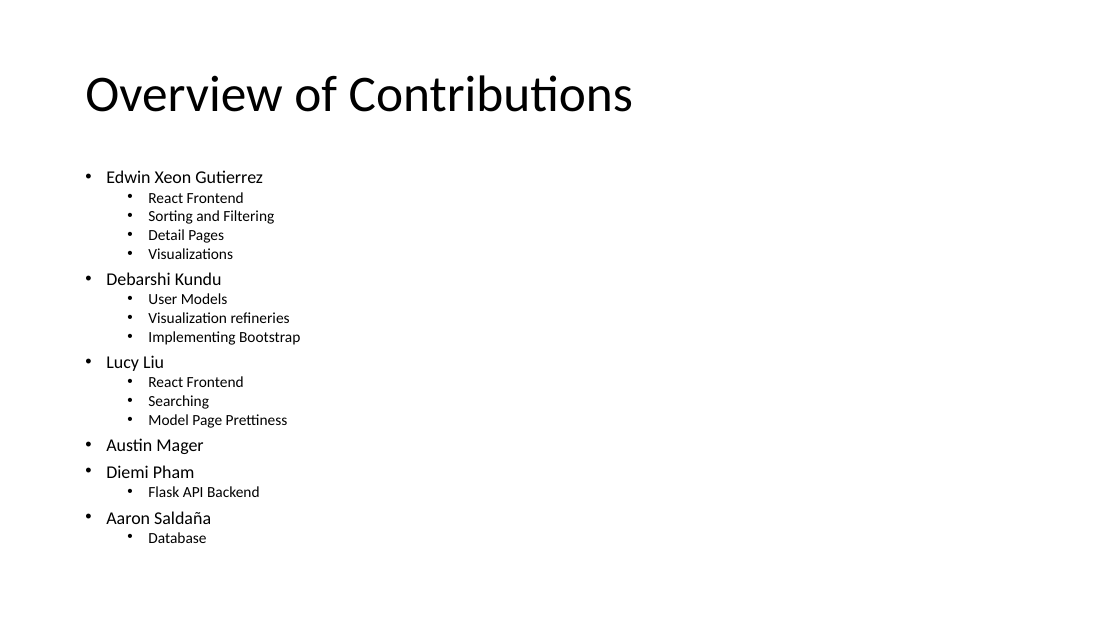
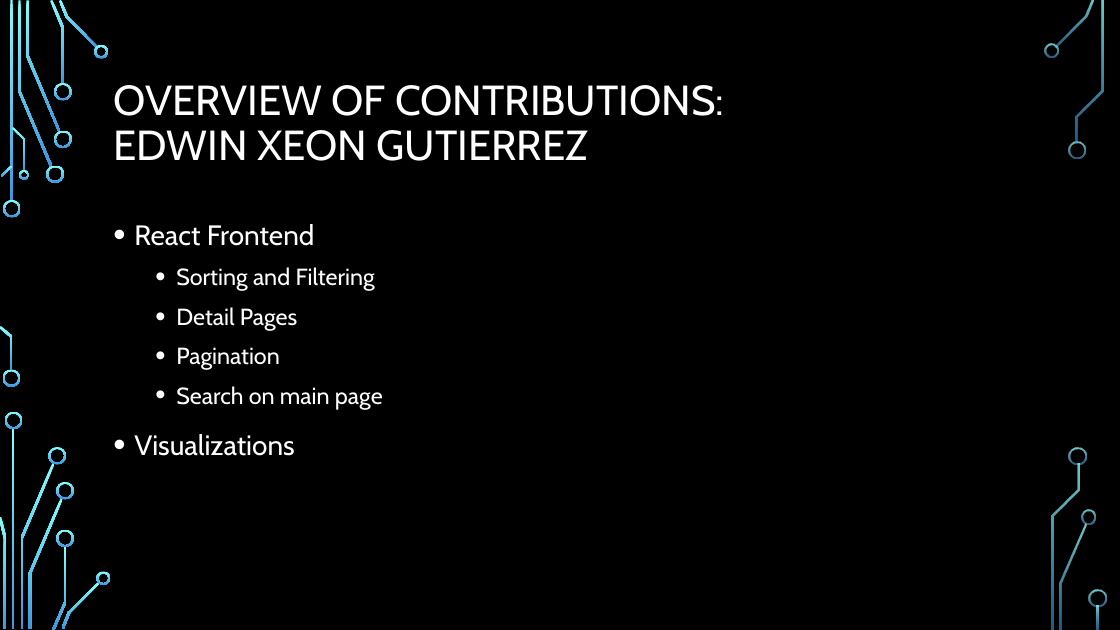
Before and after one commit to pdiemi/mibrary, a slide deck: slide 2 of Mibrary.pptx. Drawn at 1120x630 pixels with LibreOffice and Linux fonts; fonts in the diff are those of the drawing; background and template pictures are left out. Boxes give left, top, right and bottom in pixels: in the first picture for what was removed or moved away, otherwise in the second. Text is boxed around its words. In the diff, an @@ line names an element or a change of style, - is before the commit and + after.

Commit message:
Updated presentation a bit

```diff
--- a/Mibrary.pptx
+++ b/Mibrary.pptx
@@ background #FFFFFF to picture (left out) @@
@@ title at <box>113,85,724,161</box>: text changed; size 44 to 36 pt; font Calibri to Cabin; text colour #000000 to #FFFFFF @@
-Overview of Contributions
+OVERVIEW OF CONTRIBUTIONS:
+EDWIN XEON GUTIERREZ
@@ text at <box>106,170,263,183</box>: paragraph removed @@
-• Edwin Xeon Gutierrez
@@ text "React Frontend": place and size @@
-text "React Frontend" at <box>106,170,300,543</box>
+text "React Frontend" at <box>134,224,383,456</box>
@@ text at <box>134,224,375,456</box>: size 13.2 to 24 pt in "React Frontend", "Visualizations"; font Calibri to Cabin, text colour #000000 to #FFFFFF in "React Frontend", "Sorting and Filtering", "Detail Pages", "Visualizations"; size 13.2 to 20 pt in "Sorting and Filtering", "Detail Pages"; list level 2 to 1 in "React Frontend"; line spacing 0.7 to 1.2; list level 2 to 1 in "Visualizations" @@
@@ text at <box>106,272,300,543</box>: paragraphs removed @@
-• Debarshi Kundu
-  • User Models
-  • Visualization refineries
-  • Implementing Bootstrap
-• Lucy Liu
-  • React Frontend
-  • Searching
-  • Model Page Prettiness
-• Austin Mager
-• Diemi Pham
-  • Flask API Backend
-• Aaron Saldaña
-  • Database
@@ text at <box>176,347,383,410</box>: paragraphs added @@
+  • Pagination
+  • Search on main page
@@ group added at <box>0,0,1107,630</box>: 33 freeform shapes, 3 rectangles @@
```
Also in this commit, not shown: 6 other slides changed, 5 slides added.
